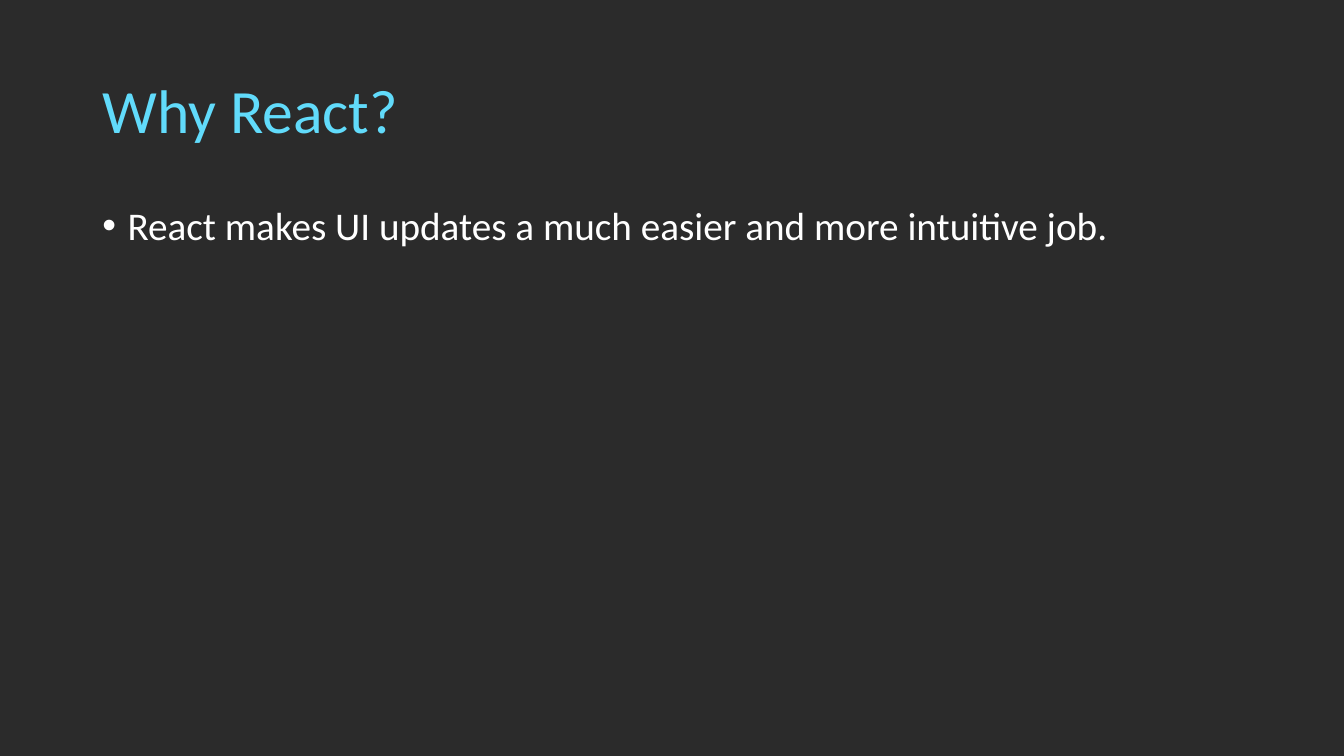
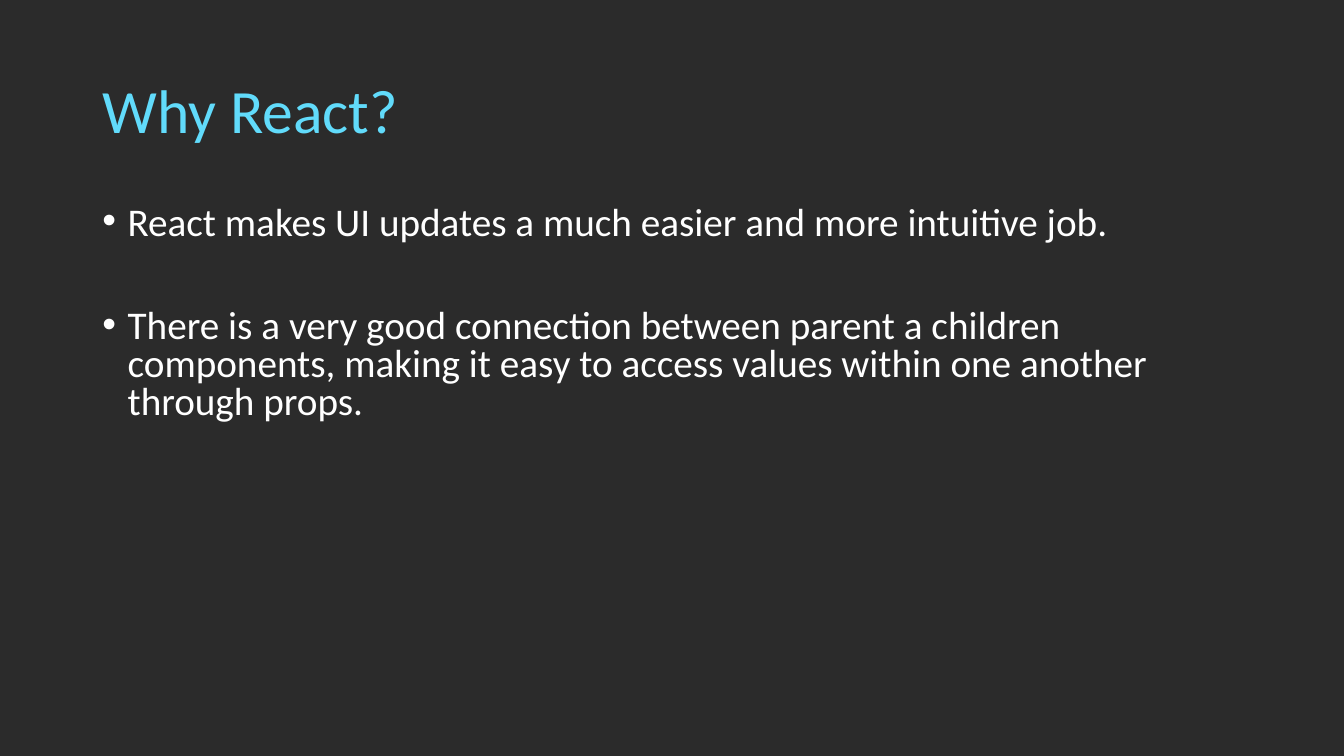
Before and after one commit to digas99/pirple-kuwtjs, a slide deck: slide 7 of project-2/Pirple - Project 2.pptx (slide 6 before the commit). Drawn at 1344x756 pixels with LibreOffice and Linux fonts; fonts in the diff are those of the drawing; background and template pictures are left out; a plain dark background stands for a picture behind light text. Boxes give left, top, right and bottom in pixels: in the first picture for what was removed or moved away, otherwise in the second. Text is boxed around its words. In the diff, an @@ line names an element or a change of style, - is before the commit and + after.

```diff
--- a/project-2/Pirple - Project 2.pptx
+++ b/project-2/Pirple - Project 2.pptx
@@ text at (128, 208, 1107, 243): line spacing 0.9 to 0.8 @@
@@ text at (128, 311, 1147, 422): paragraph added @@
+• There is a very good connection between parent a children components, making it easy to access values within one another through props.
```
Also in this commit, not shown: 4 other slides changed, 4 slides added, 1 slide removed.
